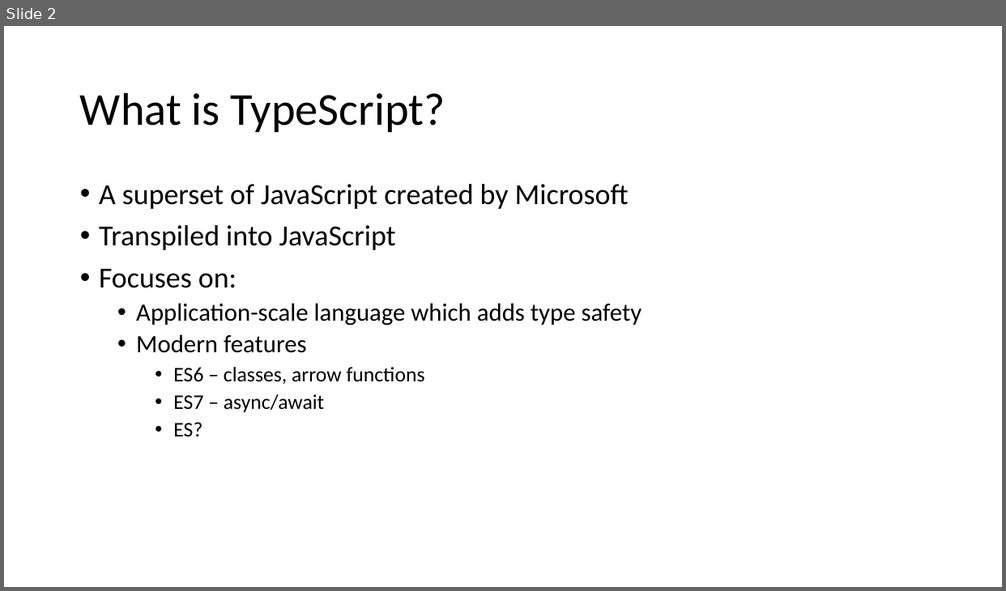
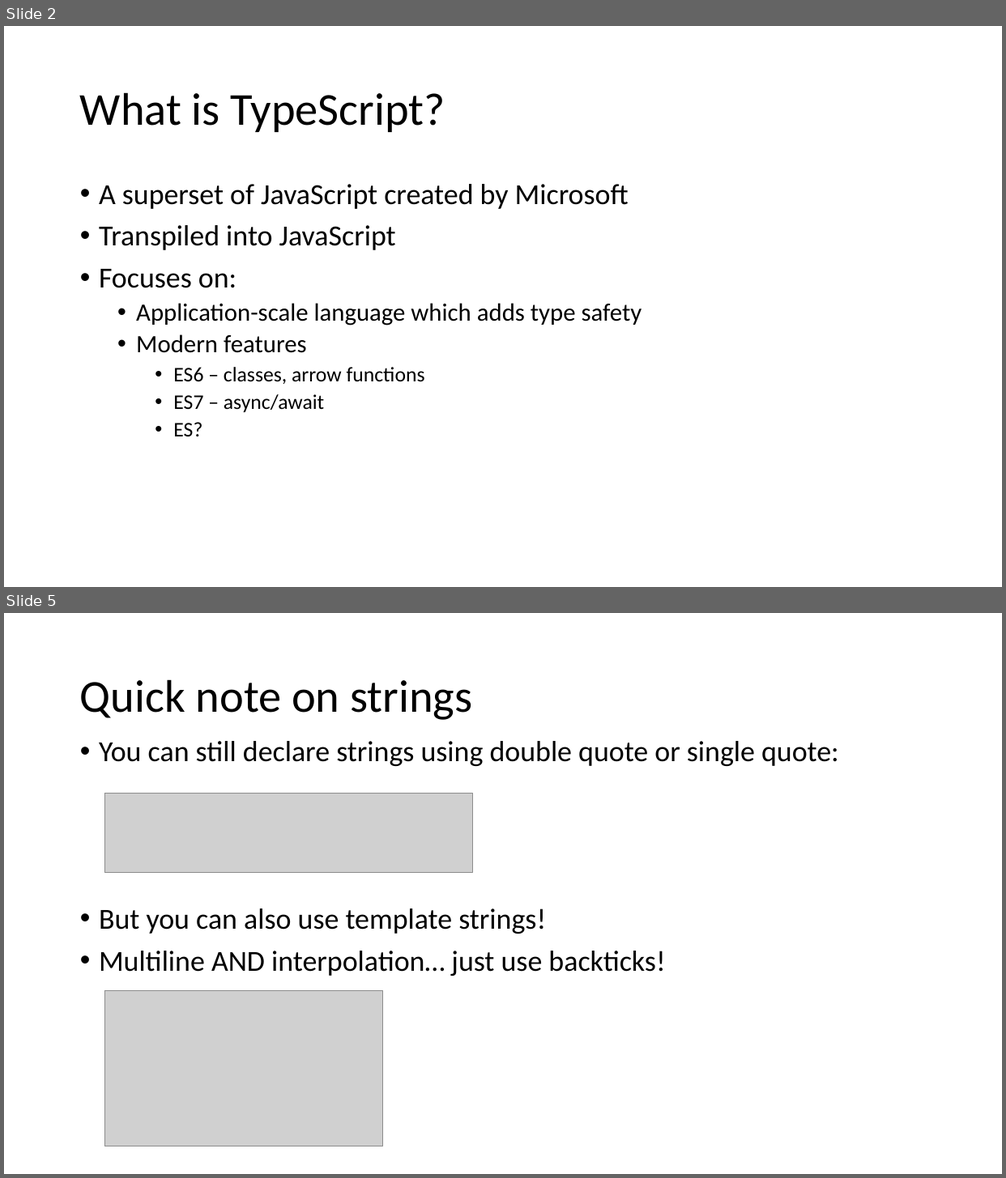
Before and after one commit to schneidenbach/Angular2-AspNetCore-TypeScript-Workshop, a slide deck: slides/1 - TypeScript.pptx. Shown one above the other, each under a label of ours: slide 2 before the commit, slides 2 and 5 after it; the slides between them are not shown. The pictures are 1006x591 and 1006x1178 pixels, drawn with LibreOffice and Linux fonts; fonts in the diff are those of the drawing; grey boxes stand for pictures. Boxes give left, top, right and bottom in pixels: in the first picture for what was removed or moved away, otherwise in the second. Text is boxed around its words. In the diff, an @@ line names an element or a change of style, - is before the commit and + after.

```diff
--- a/slides/1 - TypeScript.pptx
+++ b/slides/1 - TypeScript.pptx
@@ slide 5 added at (x1=4, y1=613, x2=1002, y2=1174), background #FFFFFF @@
@@ title added at (x1=80, y1=679, x2=472, y2=720), 44 pt, text #000000 @@
+Quick note on strings
@@ text added at (x1=99, y1=741, x2=839, y2=976), 28 pt, text #000000 @@
+• You can still declare strings using double quote or single quote:
+• But you can also use template strings!
+• Multiline AND interpolation… just use backticks!
@@ picture added at (x1=104, y1=794, x2=473, y2=873) @@
@@ picture added at (x1=104, y1=991, x2=383, y2=1147) @@
```
Also in this commit, not shown: 16 other slides added, 2 slides removed, 14 other files.
